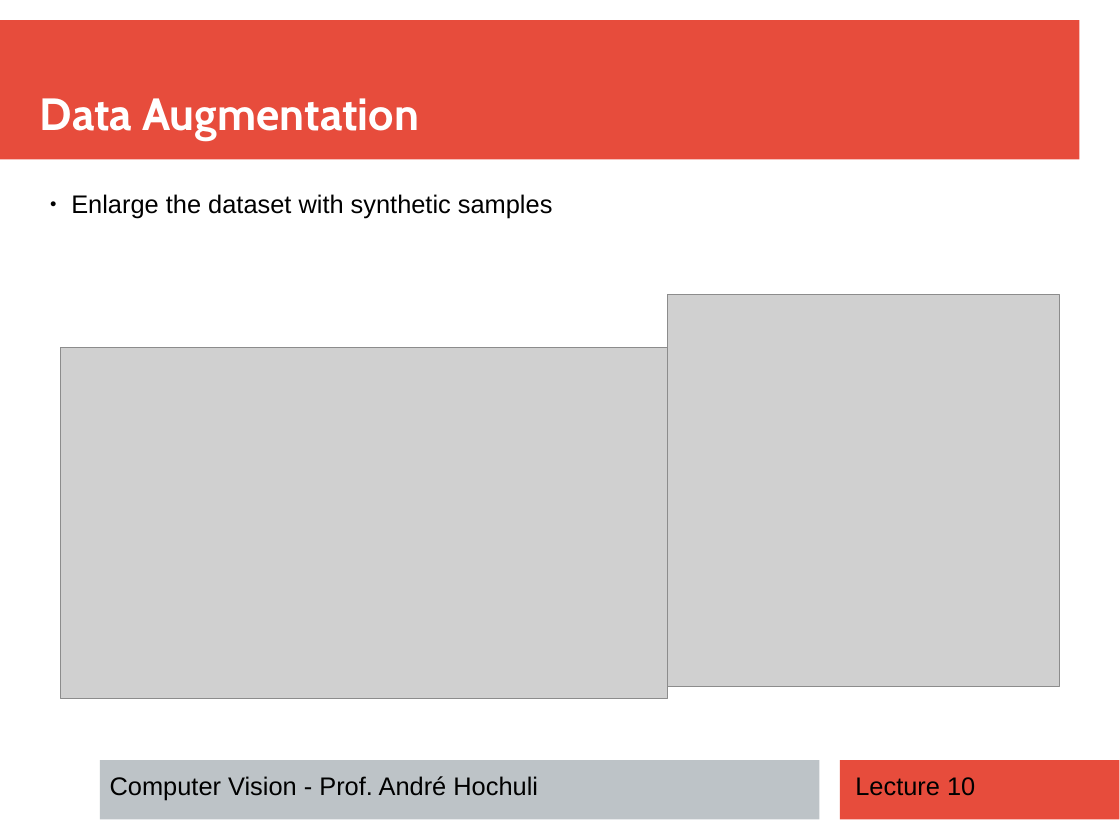
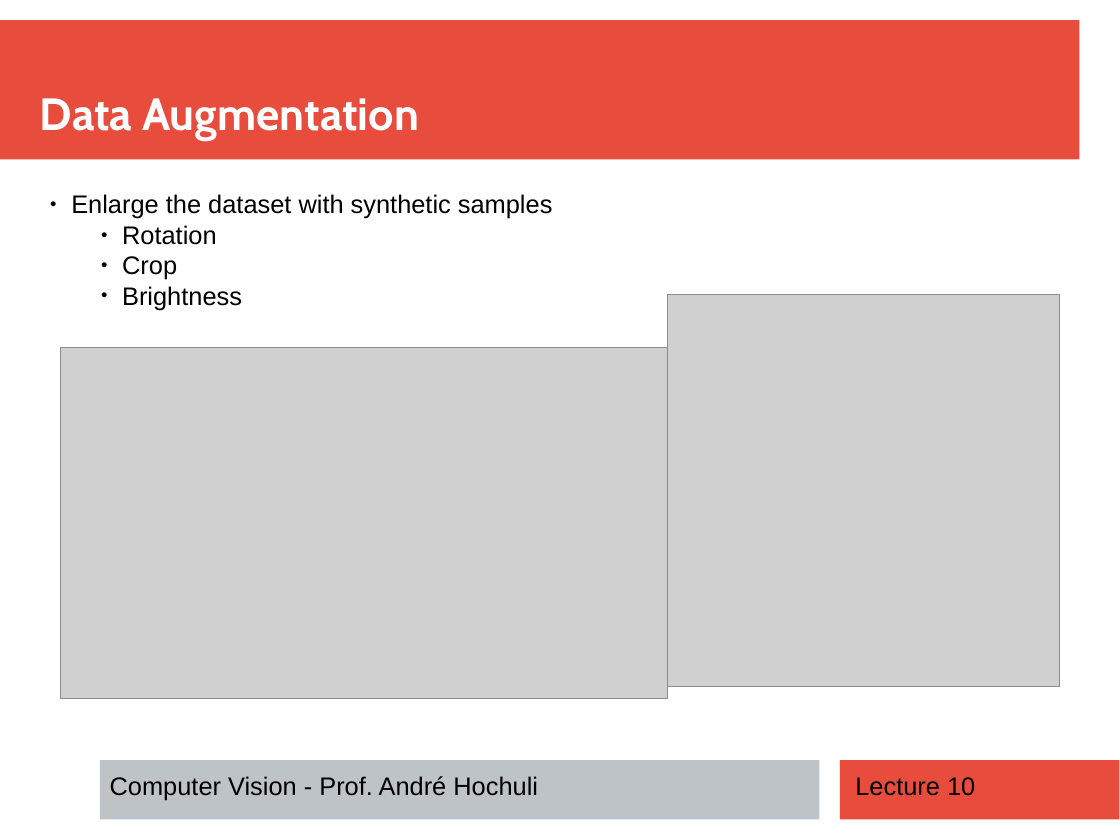
Before and after one commit to andrehochuli/teaching, a slide deck: slide 14 of ComputerVision/Lecture 07 - CNN Implementation/Lecture 07 -CNN Architecture.pptx. Drawn at 1120x840 pixels with LibreOffice and Linux fonts; fonts in the diff are those of the drawing; grey boxes stand for pictures. Boxes give left, top, right and bottom in pixels: in the first picture for what was removed or moved away, otherwise in the second. Text is boxed around its words. In the diff, an @@ line names an element or a change of style, - is before the commit and + after.

```diff
--- a/ComputerVision/Lecture 07 - CNN Implementation/Lecture 07 -CNN Architecture.pptx
+++ b/ComputerVision/Lecture 07 - CNN Implementation/Lecture 07 -CNN Architecture.pptx
@@ text at (122, 225, 242, 310): paragraphs added @@
+  ● Rotation
+  ● Crop
+  ● Brightness
```
Also in this commit, not shown: 3 other slides changed, 1 slide added, 1 other file.
